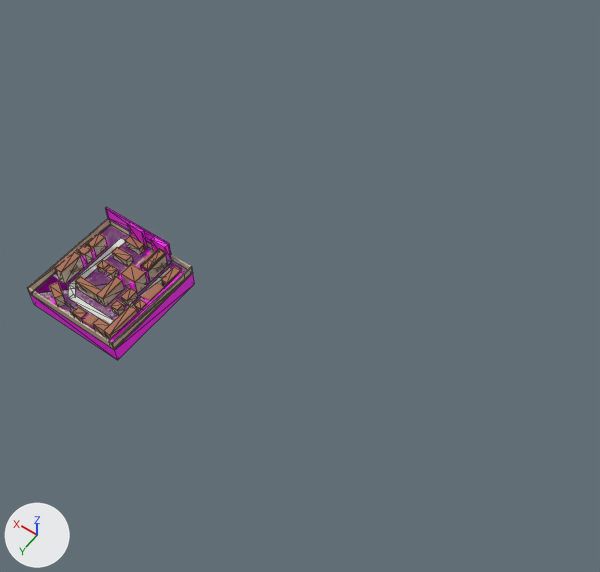
What one commit did to the glTF model Objects/Level_1/Level_1.glb.
Both versions are drawn from a camera (50 mm lens) standing at (-302.0, 260.0, 481.0) and looking at (-107.0, -12.0, 54.0). The lights are fixed; the arrows at lower left show +X, +Y and +Z. Mesh edges are drawn as thin lines on the coarser meshes. Where no turn or scale is listed for an object, it has been applied to the vertices.

In view in the first picture: 'InvisHitbox.023', 'Wall.003'.
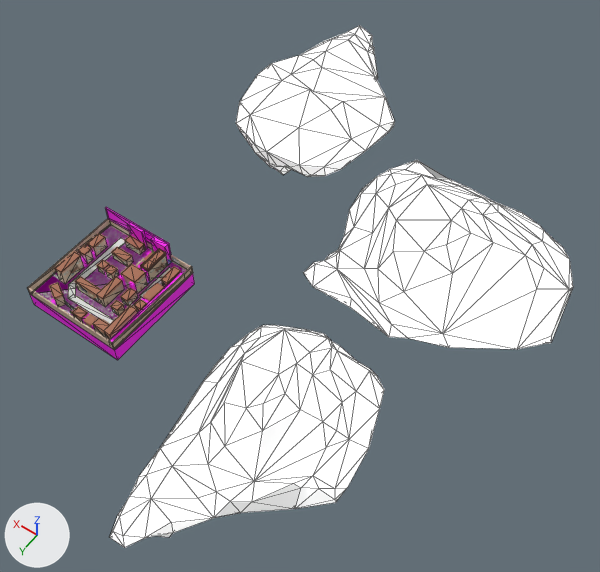
Commit message: Added clouds

The change, as a diff of the scene's bpy script:
```diff
--- a/Objects/Level_1/Level_1.glb.py
+++ b/Objects/Level_1/Level_1.glb.py
@@ img_image_2_001 @@
+img_image_2_001 = load_image('Image_2.001', '_unpacked/Image_2.001', 2048, 2048, 'sRGB')
@@ img_image_2 @@
+img_image_2 = load_image('Image_2', '_unpacked/Image_2', 2048, 2048, 'sRGB')
@@ mat_material_0_001 @@
+mat_material_0_001 = bpy.data.materials.new('Material_0.001')
+# colours: white #ffffff
+# uses the picture img_image_2_001
@@ mat_material_0 @@
+mat_material_0 = bpy.data.materials.new('Material_0')
+# colours: white #ffffff
+# uses the picture img_image_2
@@ me_mesh_0_002 @@
+me_mesh_0_002.from_pydata(...)  # 115 vertices, 226 faces; spans x -50.0..53.0, y -79.0..76.0, z -59.0..0.0
+me_mesh_0_002.materials.append(mat_material_0_001)
@@ me_mesh_0_001 @@
+me_mesh_0_001.from_pydata(...)  # 115 vertices, 226 faces; spans x -50.0..53.0, y -76.0..79.0, z 0.0..59.0
+me_mesh_0_001.materials.append(mat_material_0_001)
@@ me_mesh_0 @@
+me_mesh_0.from_pydata(...)  # 106 vertices, 208 faces; spans x -77.0..77.0, y -66.0..66.0, z 0.0..49.0
+me_mesh_0.materials.append(mat_material_0)
@@ ob_cloud_003 @@
+ob_cloud_003 = bpy.data.objects.new('Cloud.003', me_mesh_0_002)
+ob_cloud_003.location = (-49.8, -135.8, 114.8)
@@ ob_cloud_002 @@
+ob_cloud_002 = bpy.data.objects.new('Cloud.002', me_mesh_0_001)
+ob_cloud_002.location = (-168.2, 110.2, 73.3)
@@ ob_cloud_001 @@
+ob_cloud_001 = bpy.data.objects.new('Cloud.001', me_mesh_0)
+ob_cloud_001.location = (-186.1, -55.2, 73.1)
```

Boxes (x1, y1, x2, y2) around the edits, measured in the pictures (600 x 572 px):
'Cloud.002', added
    after: (110, 325, 384, 548)
'Cloud.001', added
    after: (303, 160, 573, 349)
'Cloud.003', added
    after: (236, 26, 395, 176)
